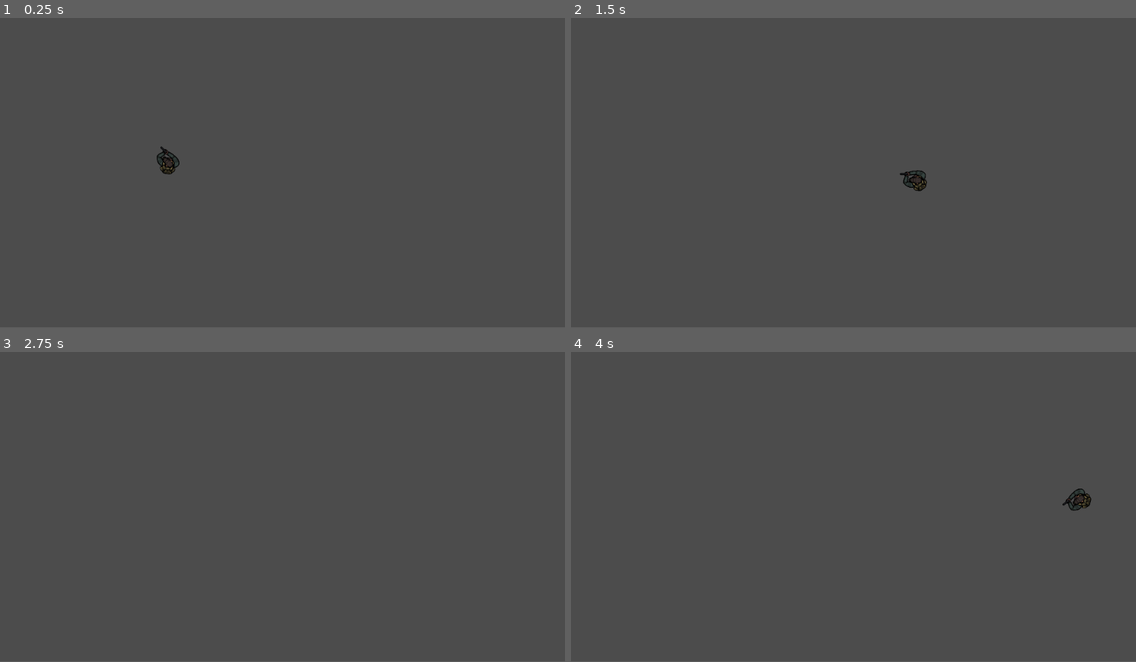
Above: before the commit, frames 1-4 (two rows, left to right).
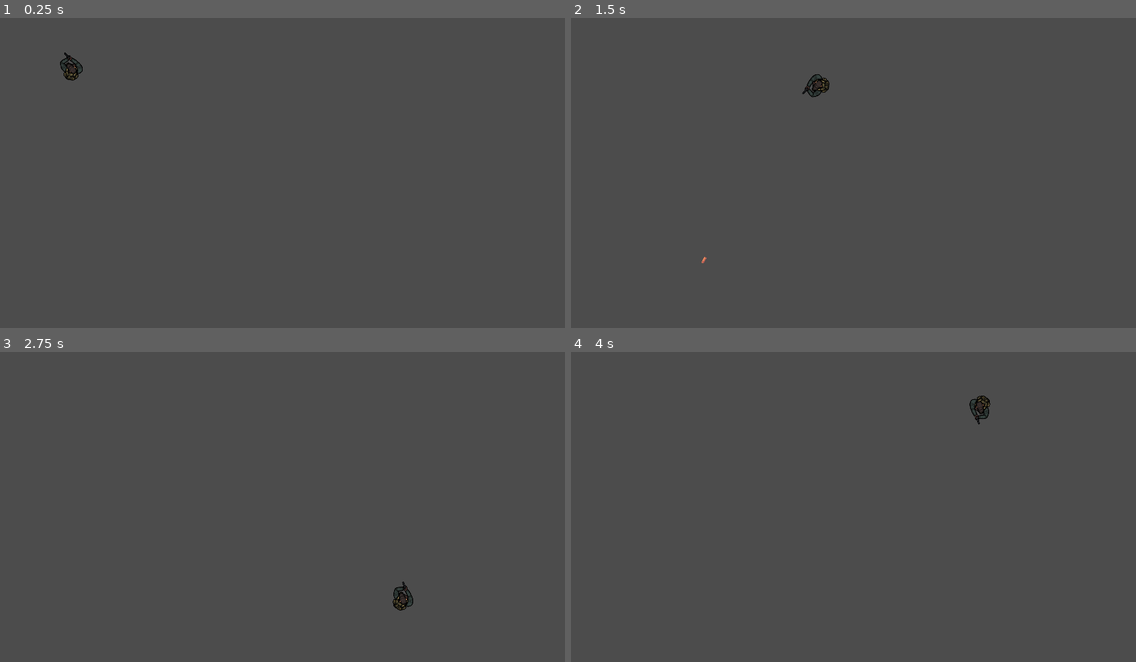
Above: after the commit, the same moments.

Repository: LeemsTheBest/FinalProject
Game: Godot game, scene res://Game.tscn
Two runs of this game, one before a commit and one after it. Both use one fixed random seed, a clock stepped at 60 frames per second and the inputs below.
Inputs (mouse positions are in pixels of both pictures, inside the frame that each line leads up to):
- Up to frame 1 (0.25 s): no input
- Up to frame 2 (1.5 s): tap Enter at 0.5 s; move the mouse to (977, 145) at 0.52 s; hold D (right) 0.53-1.28 s; tap Space (shoot) at 0.6, 1.35 s; move the mouse to (740, 179) at 1.27 s; hold S (down) from 1.28 s (still down)
- Up to frame 3 (2.75 s): move the mouse to (339, 423) at 2.02 s; release S (down) at 2.03 s; hold D (right) from 2.03 s (still down); tap Space (shoot) at 2.1 s
- Up to frame 4 (4 s): move the mouse to (825, 562) at 2.77 s; release D (right) at 2.78 s; hold W (up) 2.78-3.53 s; tap Space (shoot) at 2.85, 3.6 s; move the mouse to (1023, 547) at 3.52 s; hold A (left) from 3.53 s (still down)
In our replay, the window is 800x468 before the commit and 800x469 after it. These sizes can differ from the game's own. Grey fills any space a smaller window leaves; there, only what the larger window draws over its background counts as a difference.

The runs differ from the first frame. In frame 1, 0.4% of the frame differs, in the area x 10-32%, y 11-51%; in frame 2, 0.4%, in the area x 23-63%, y 18-80%; in frame 3, 0.2%; in frame 4, 0.4%.

Commit message:
Finished movement and basic shooting

Diff:
--- a/Final_Project/Bullets/Bullet1.gd
+++ b/Final_Project/Bullets/Bullet1.gd
@@ -1,10 +1,10 @@
 extends Area2D
-var speed = 10
-var direction = Vector2.ZERO
+var speed = 50
+var direction := Vector2.ZERO
 func _physics_process(_delta):
 	if direction != Vector2.ZERO:
 		var velocity = direction*speed
 		global_position += velocity
 
-func direction(direction):
+func set_direction(direction):
 	self.direction = direction
--- a/Final_Project/Bullets/Bullet1.tscn
+++ b/Final_Project/Bullets/Bullet1.tscn
@@ -1,15 +1,18 @@
-[gd_scene load_steps=3 format=2]
+[gd_scene load_steps=4 format=2]
 
 [ext_resource path="res://Assests/Char-needed/Pistolbull.png" type="Texture" id=1]
 [ext_resource path="res://Bullets/Bullet1.gd" type="Script" id=2]
+
+[sub_resource type="RectangleShape2D" id=1]
+extents = Vector2( 4.29778, 10.1968 )
 
 [node name="Bullet1" type="Area2D"]
 script = ExtResource( 2 )
 
 [node name="Sprite" type="Sprite" parent="."]
-scale = Vector2( 0.5, 0.5 )
+scale = Vector2( 0.3, 0.3 )
 texture = ExtResource( 1 )
 
-[node name="CollisionPolygon2D" type="CollisionPolygon2D" parent="."]
-scale = Vector2( 0.5, 0.5 )
-polygon = PoolVector2Array( 8, 20, -8, 20, -8, -20, 8, -20 )
+[node name="CollisionShape2D" type="CollisionShape2D" parent="."]
+scale = Vector2( 0.7, 0.7 )
+shape = SubResource( 1 )
--- a/Final_Project/Bullets/Bullets.gd
+++ b/Final_Project/Bullets/Bullets.gd
@@ -2,6 +2,7 @@
 
 
 
+#Contains all the bullets spawned as children of the Bullets Node2D
 func handle_bullets_spawned(bullet, position, direction):
 	add_child(bullet)
 	bullet.global_position = position
--- a/Final_Project/Game.tscn
+++ b/Final_Project/Game.tscn
@@ -2,12 +2,25 @@
 
 [ext_resource path="res://Player/Player.tscn" type="PackedScene" id=1]
 [ext_resource path="res://Bullets/Bullets.gd" type="Script" id=2]
-[ext_resource path="res://Global.gd" type="Script" id=3]
+
+[sub_resource type="GDScript" id=1]
+script/source = "extends Node2D
+
+
+onready var Bullets = $Bullets
+onready var Player = $Bullets
+
+func _ready():
+	Player.connect(\"player_fired_bullet\", Bullets, \"handle_bullets_spawned\")
+"
 
 [node name="Game" type="Node2D"]
-script = ExtResource( 3 )
+position = Vector2( 225.799, 133.473 )
+script = SubResource( 1 )
 
 [node name="Player" parent="." instance=ExtResource( 1 )]
+position = Vector2( -100.763, -4.65994 )
 
 [node name="Bullets" type="Node2D" parent="."]
+position = Vector2( -58.4738, 8.01041 )
 script = ExtResource( 2 )
--- a/Final_Project/Global.gd
+++ /dev/null
@@ -1,8 +0,0 @@
-extends Node2D
-
-
-onready var Bullets = $Bullets
-onready var player = $Bullets
-
-func _ready():
-	player.connect("player_fired_bullet",Bullets,"handle_bullets_spawned")
--- a/Final_Project/Player/Player.gd
+++ b/Final_Project/Player/Player.gd
@@ -7,7 +7,7 @@
 var max_speed = 6
 var bullet_speed = 2
 onready var end_of_gun = $Endofgun
-
+onready var Bullets = get_node("/root/Game/Bullets")
 var Bullet1 = load("res://Bullets/Bullet1.tscn")
 
 func _ready():
@@ -24,7 +24,17 @@
 	look_at(get_global_mouse_position())
 	#Player shoot
 	if Input.is_action_just_pressed("shoot"):
-		shoot1()
+		var bullet1_inst = Bullet1.instance()
+		#add_child(bullet1_inst)
+
+		var target = get_global_mouse_position()
+		bullet1_inst.global_position = end_of_gun.global_position
+		var direction_to_mouse = end_of_gun.global_position.direction_to(target).normalized()
+		bullet1_inst.set_direction(direction_to_mouse)
+		bullet1_inst.global_rotation = end_of_gun.global_rotation +PI/2
+		get_tree().get_root().call_deferred("add_child",bullet1_inst)
+		#emit_signal("player_fired_bullet",bullet1_inst, end_of_gun.position, direction_to_mouse)
+		print("Player shot!")
 
 
 
@@ -42,12 +52,3 @@
 		input_vector += Vector2(0,1)
 
 	return input_vector
-
-func shoot1():
-	var bullet1_inst = Bullet1.instance()
-
-	#bullet1_inst.global_position = end_of_gun.global_position
-	var target = get_global_mouse_position()
-	var direction_to_mouse = end_of_gun.global_position.direction_to(target).normalized()
-	#bullet1_inst.set_direction(direction_to_mouse)
-	emit_signal("player_fired_bullet", bullet1_inst,end_of_gun.position, direction_to_mouse)
--- a/Final_Project/Player/Player.tscn
+++ b/Final_Project/Player/Player.tscn
@@ -6,8 +6,8 @@
 [node name="Player" type="KinematicBody2D"]
 position = Vector2( 300, 300 )
 scale = Vector2( 0.5, 0.5 )
-collision_layer = 2
-collision_mask = 2
+collision_layer = 3
+collision_mask = 3
 script = ExtResource( 2 )
 
 [node name="Sprite" type="Sprite" parent="."]
@@ -19,4 +19,4 @@
 polygon = PoolVector2Array( -13.5, -69, -6.5, -67, -6.5, -65.5, 9.5, -52.5, 9.5, -48, 8.8, -46.5, 35.5, -47.5, 35.5, -4 …(715 unchanged characters)…
 
 [node name="Endofgun" type="Position2D" parent="."]
-position = Vector2( 81.3551, 27.4734 )
+position = Vector2( 64.0312, 27.4734 )
--- a/Final_Project/project.godot
+++ b/Final_Project/project.godot
@@ -18,6 +18,10 @@
 config/name="Final_Project"
 run/main_scene="res://Game.tscn"
 config/icon="res://icon.png"
+
+[display]
+
+window/stretch/mode="2d"
 
 [input]
 
Not shown, removed: Final_Project/Game.tscn.tmp
Not shown, removed: Final_Project/Player/Player.tscn.tmp
